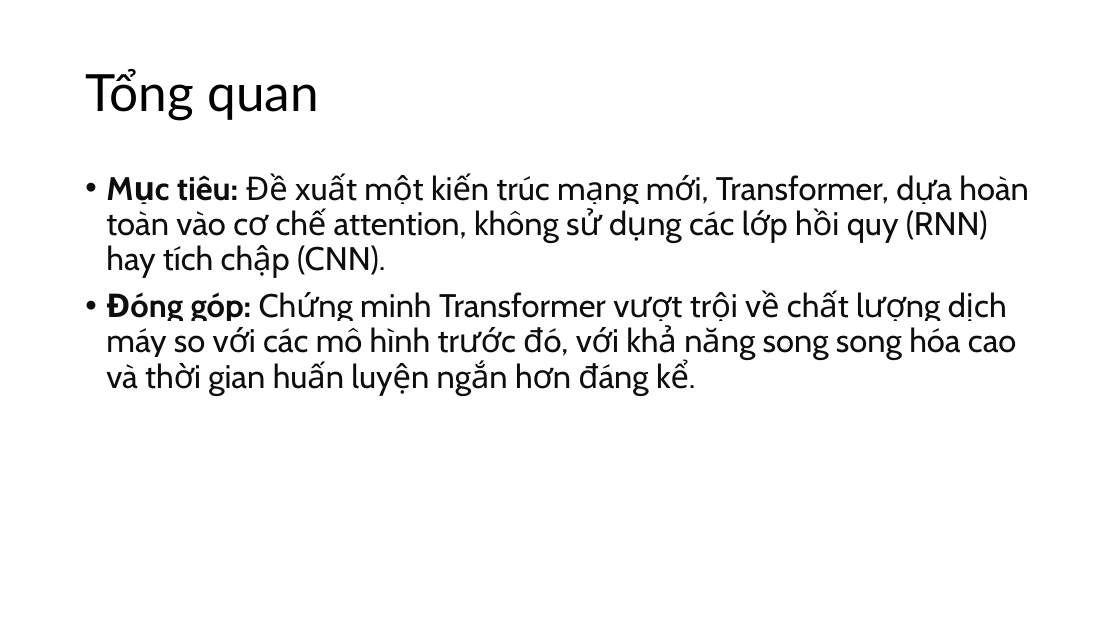
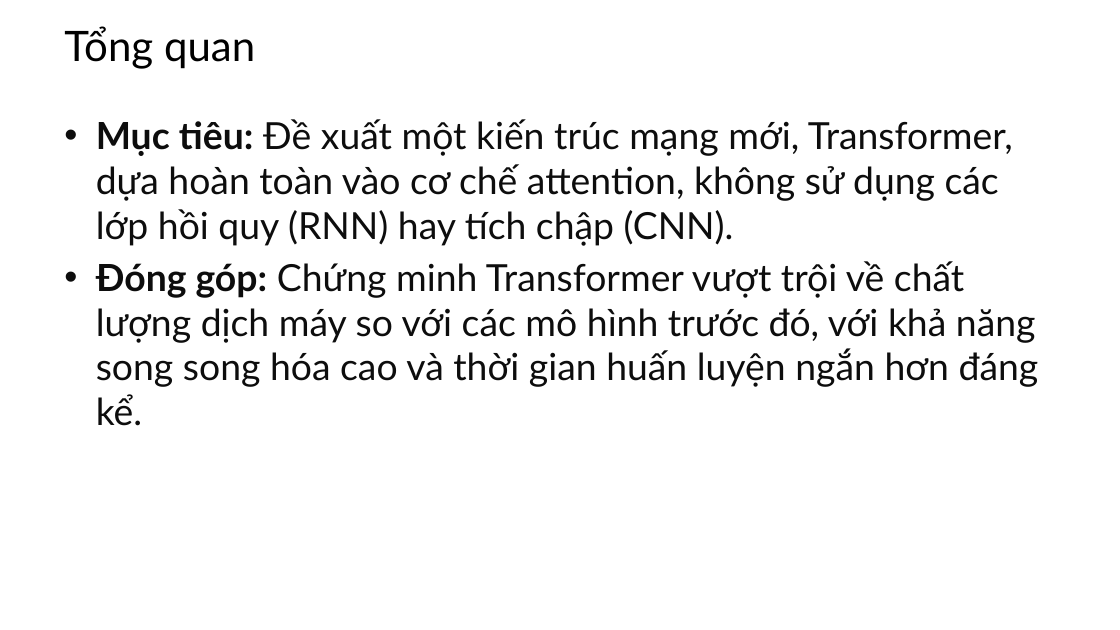
Before and after one commit to thanhtai9606/lab-master, a slide deck: slide 3 of lab/all you need/Attention Is All You Need.pptx. Drawn at 1120x630 pixels with LibreOffice and Linux fonts; fonts in the diff are those of the drawing; background and template pictures are left out. Boxes give left, top, right and bottom in pixels: in the first picture for what was removed or moved away, otherwise in the second. Text is boxed around its words. In the diff, an @@ line names an element or a change of style, - is before the commit and + after.

```diff
--- a/lab/all you need/Attention Is All You Need.pptx
+++ b/lab/all you need/Attention Is All You Need.pptx
@@ title "Tổng quan": place and size @@
-title "Tổng quan" at <box>85,69,318,120</box>
+title "Tổng quan" at <box>64,26,255,69</box>
@@ title "Tổng quan" at <box>64,26,255,69</box>: size 44 to 36 pt; line spacing 0.9 to 1 @@
@@ text "Mục tiêu: Đề xuất một ...": place and size @@
-text "Mục tiêu: Đề xuất một ..." at <box>106,173,1029,396</box>
+text "Mục tiêu: Đề xuất một ..." at <box>96,119,1039,426</box>
@@ text "Mục tiêu: Đề xuất một ..." at <box>96,119,1039,426</box>: size 28 to 32 pt, font Cabin to Lato; indent changed; line spacing 0.9 to 1; less space between paragraphs @@
```
Also in this commit, not shown: 14 other slides changed, 1 slide removed, 4 other files.
